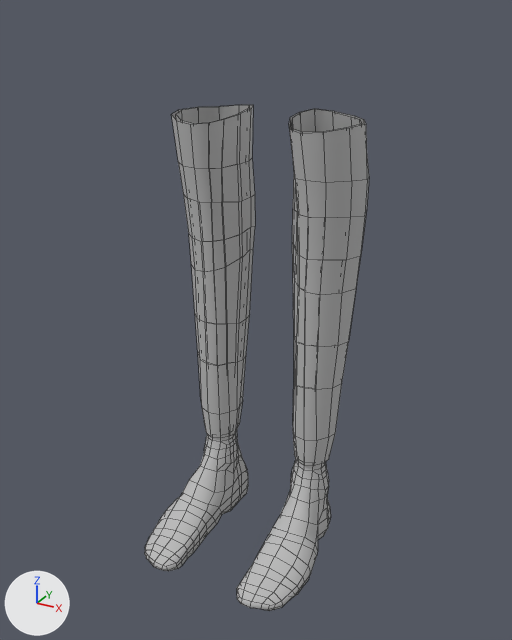
The OBJ model Final_Project/model/leg11.obj as it was, and as the next commit left it.
Before and after are seen from a 50 mm lens placed at (0.299, -0.538, 0.524), pointed at (0.009, -0.011, 0.26). The axes (+X, +Y, +Z) are drawn at lower left. The lights are the same throughout. Mesh edges are drawn as thin lines. Where no turn or scale is listed for an object, it has been applied to the vertices.

The scene before the commit, as lines of its bpy script (objects in view):
```python
me_leg11 = bpy.data.meshes.new('leg11')
me_leg11.from_pydata(...)  # 950 vertices, 912 faces; spans x -0.094..0.094, y -0.106..0.07, z 0.004..0.442
me_leg11.materials.append(mat_initialshadinggroup)  # grey #bcbcbc
ob_leg11 = bpy.data.objects.new('leg11', me_leg11)
ob_leg11.location = (0.0, 0.0, 0.0)
```
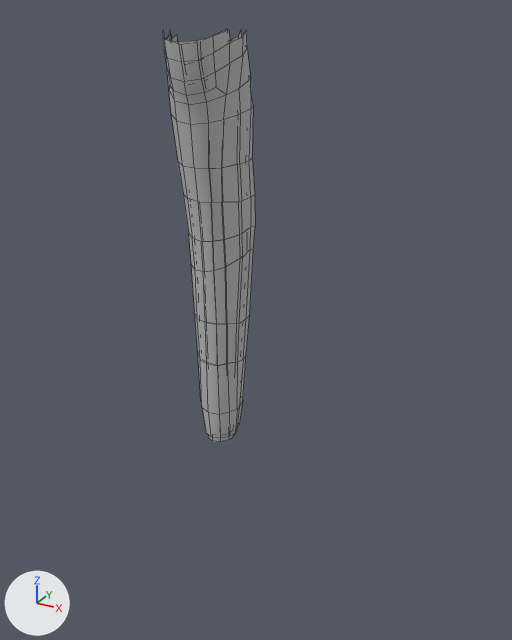
The change in detail:
me_leg11 is used by ob_leg11; location (0.0, 0.0, 0.0).
me_leg11 had 950 vertices, 912 faces and spanned x -0.094..0.094, y -0.106..0.07, z 0.004..0.442.
me_leg11 now has 335 vertices, 304 faces and spans x -0.094..-0.016, y -0.031..0.07, z 0.094..0.508.
me_leg11 part 1: the loose piece of 367 vertices spanning x 0.026..0.09, y -0.106..0.064, z 0.004..0.442 is deleted.
me_leg11 part 2: the loose piece of 108 vertices spanning x 0.024..0.094, y -0.016..0.07, z 0.1..0.442 is deleted.
me_leg11 part 3: 236 vertices removed from x -0.087..-0.034, y -0.106..0.061, z 0.004..0.094.
me_leg11 part 4: 96 vertices added at x -0.09..-0.016, y -0.031..0.056, z 0.449..0.508.

What differs and where, as boxes [x1, y1, x2, y2] in the pictures (512 x 640 px):
'leg11', reshaped (58% narrower, 19% shorter): before [145, 105, 369, 611]; after [162, 30, 255, 441]
part 1 of me_leg11, deleted: before [237, 109, 362, 611]
part 2 of me_leg11, deleted: before [289, 109, 369, 466]
part 3 of me_leg11, deleted: before [145, 431, 248, 571]
part 4 of me_leg11, added: after [162, 30, 253, 124]
